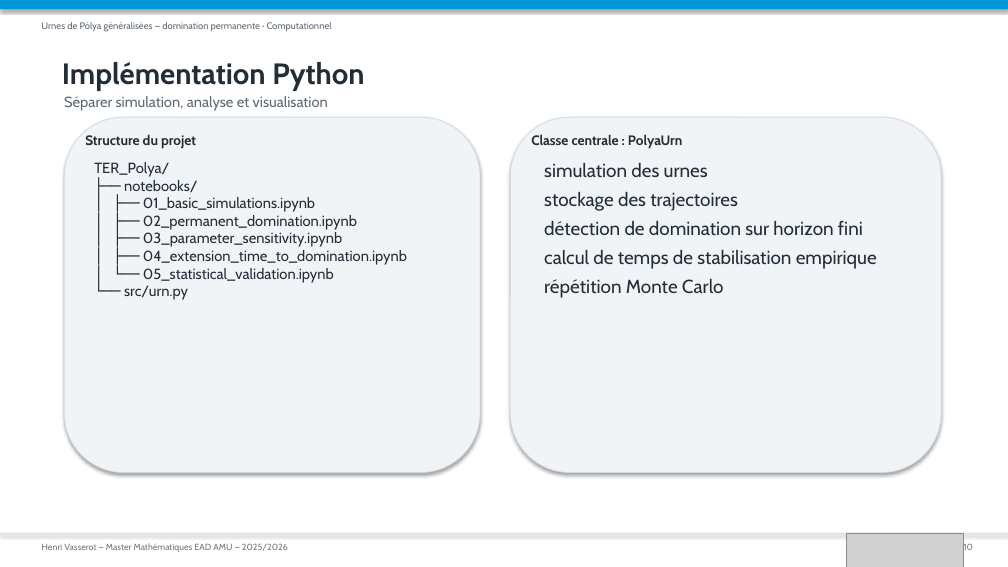
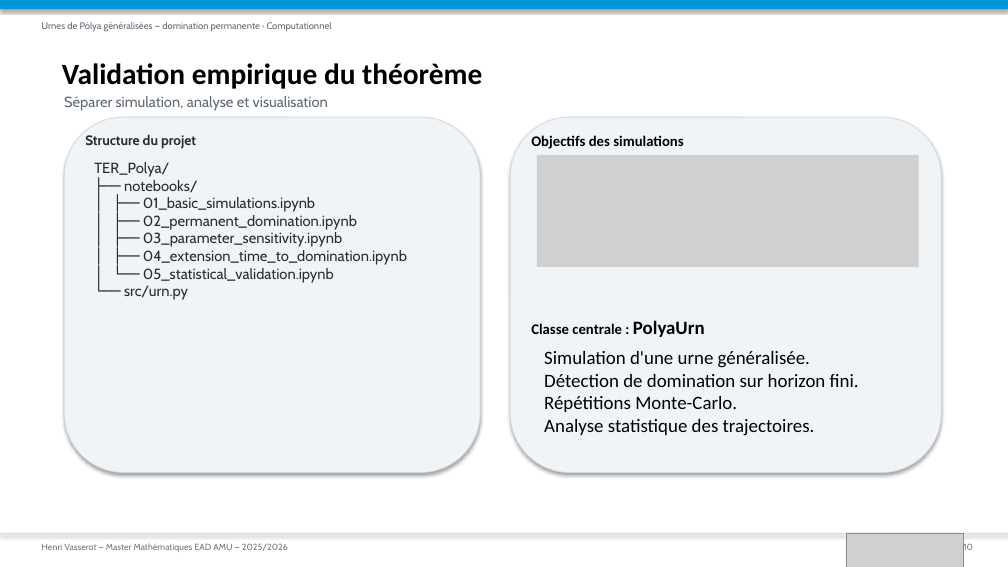
Before and after one commit to lolipop913/TER_Polya, a slide deck: slide 10 of presentation.pptx. Drawn at 1008x567 pixels with LibreOffice and Linux fonts; fonts in the diff are those of the drawing; grey boxes stand for pictures. Boxes give left, top, right and bottom in pixels: in the first picture for what was removed or moved away, otherwise in the second. Text is boxed around its words. In the diff, an @@ line names an element or a change of style, - is before the commit and + after.

```diff
--- a/presentation.pptx
+++ b/presentation.pptx
@@ text at [62,63,482,89]: text changed; font Cabin to Calibri; text colour #232D37 to #000000 @@
-Implémentation Python
+Validation empirique du théorème
@@ text added at [531,135,683,149], 14 pt, text #000000, bold @@
+Objectifs des simulations
@@ picture added at [537,155,919,267] @@
@@ text removed at [544,163,877,298] @@
-simulation des urnes
-stockage des trajectoires
-détection de domination sur horizon fini
-calcul de temps de stabilisation empirique
-répétition Monte Carlo
@@ text "Classe centrale : PolyaUrn": place and size @@
-text "Classe centrale : PolyaUrn" at [531,134,682,149]
+text "Classe centrale : PolyaUrn" at [531,320,705,337]
@@ text "Classe centrale : PolyaUrn" at [531,320,705,337]: size 13 to 14 pt in "Classe centrale :"; size 13 to 18 pt in "PolyaUrn"; font Cabin to Calibri, text colour #232D37 to #000000 @@
@@ text added at [544,351,859,436], 18 pt, text #000000 @@
+Simulation d'une urne généralisée.
+Détection de domination sur horizon fini.
+Répétitions Monte-Carlo.
+Analyse statistique des trajectoires.
```
Also in this commit, not shown: 10 other slides changed, 1 slide added, 1 other file.
